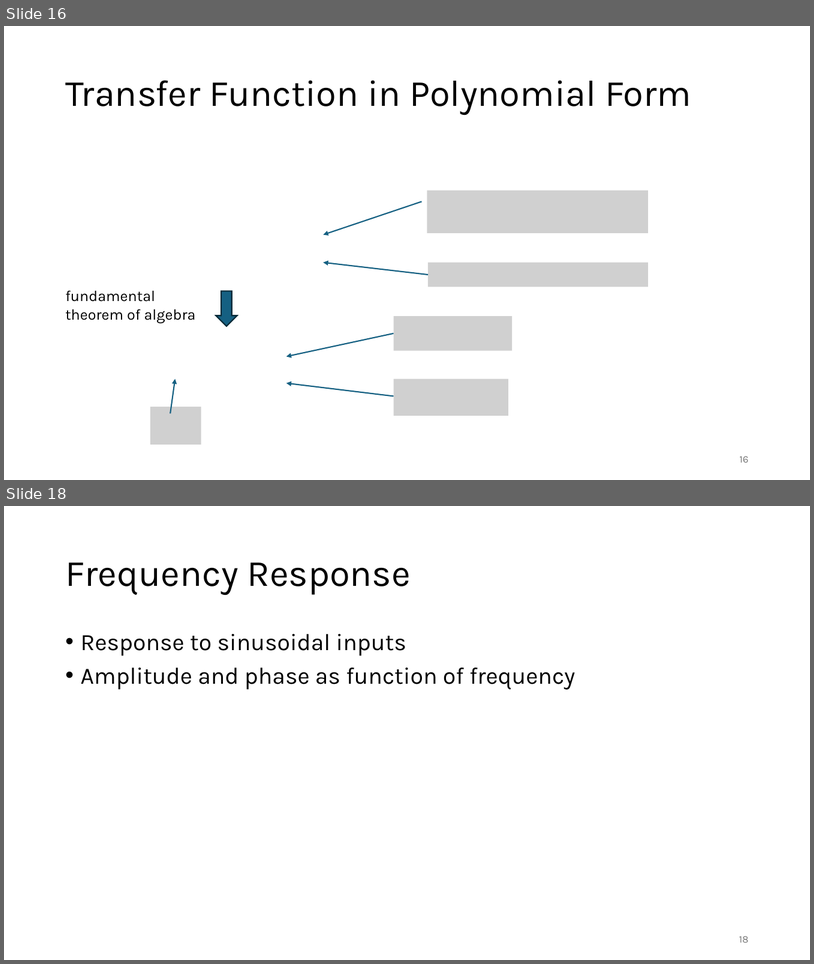
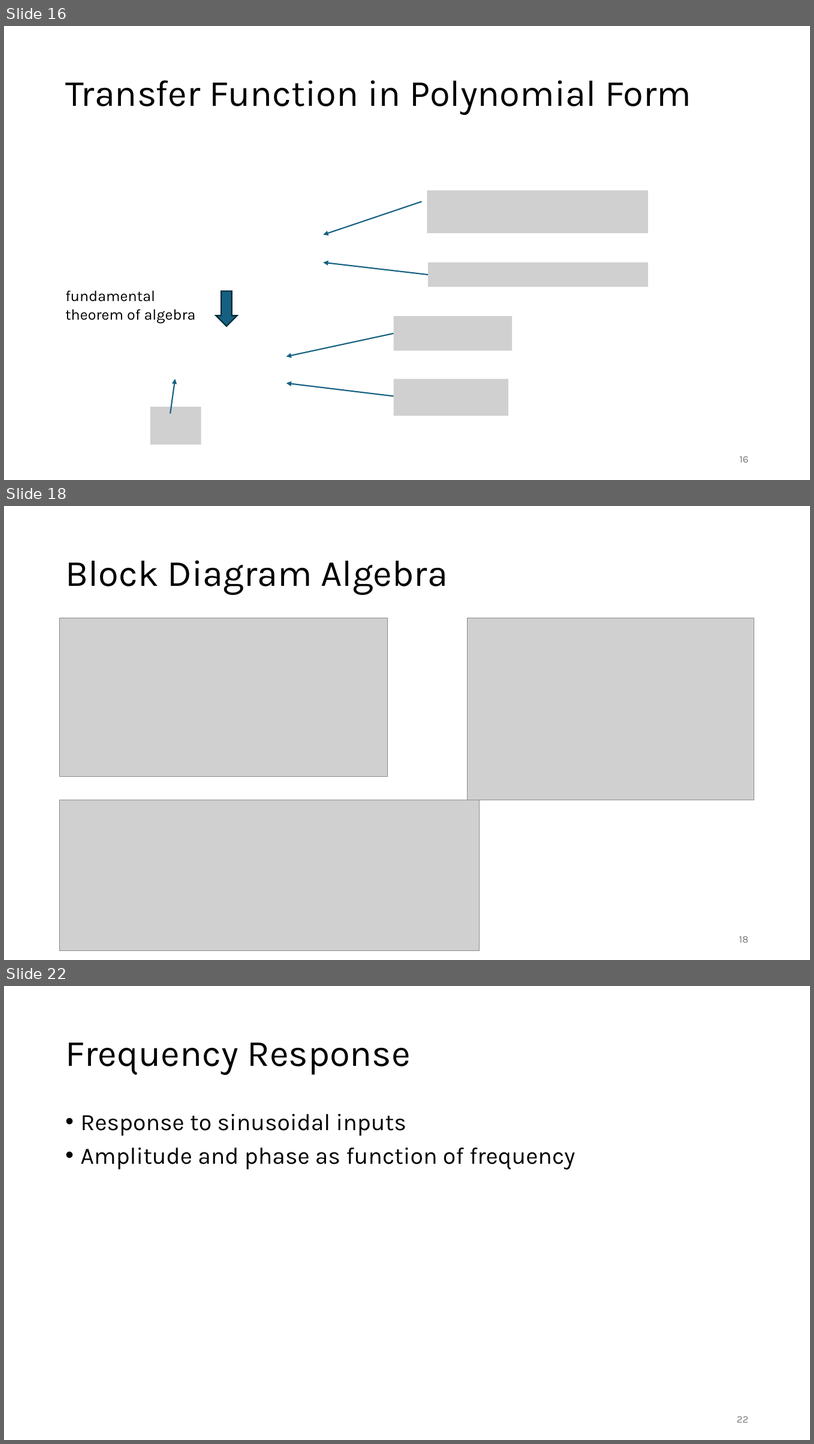
Before and after one commit to FelixWick/control_engineering, a slide deck: slides/3_Laplace.pptx. Shown one above the other, each under a label of ours: slides 16 and 18 before the commit, slides 16, 18 and 22 after it; the slides between them are not shown. The pictures are 814x964 and 814x1444 pixels, drawn with LibreOffice and Linux fonts; fonts in the diff are those of the drawing; grey boxes stand for pictures. Boxes give left, top, right and bottom in pixels: in the first picture for what was removed or moved away, otherwise in the second. Text is boxed around its words. In the diff, an @@ line names an element or a change of style, - is before the commit and + after.

Commit message:
block diagrams

```diff
--- a/slides/3_Laplace.pptx
+++ b/slides/3_Laplace.pptx
@@ slide 18 added at (4,506,810,960), background #FFFFFF @@
@@ title added at (65,560,449,595), 44 pt, text #000000 @@
+Block Diagram Algebra
@@ picture added at (60,618,388,777) @@
@@ picture added at (467,618,755,800) @@
@@ picture added at (60,799,479,951) @@
@@ page number added at (740,936,749,942), 12 pt, text #797979 @@
+18
@@ what was slide 18 is now slide 22 @@
@@ page number at (737,1416,749,1422): text changed @@
-18
+22
```
Also in this commit, not shown: 1 slide changed, 3 other slides added.
